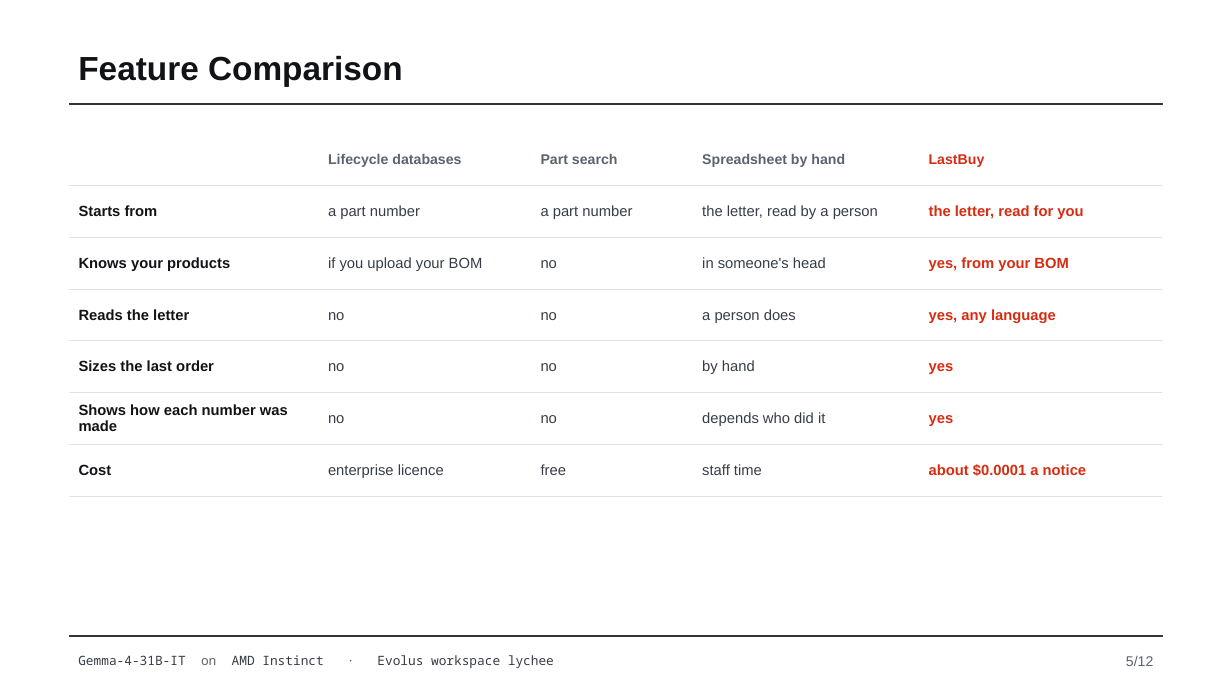
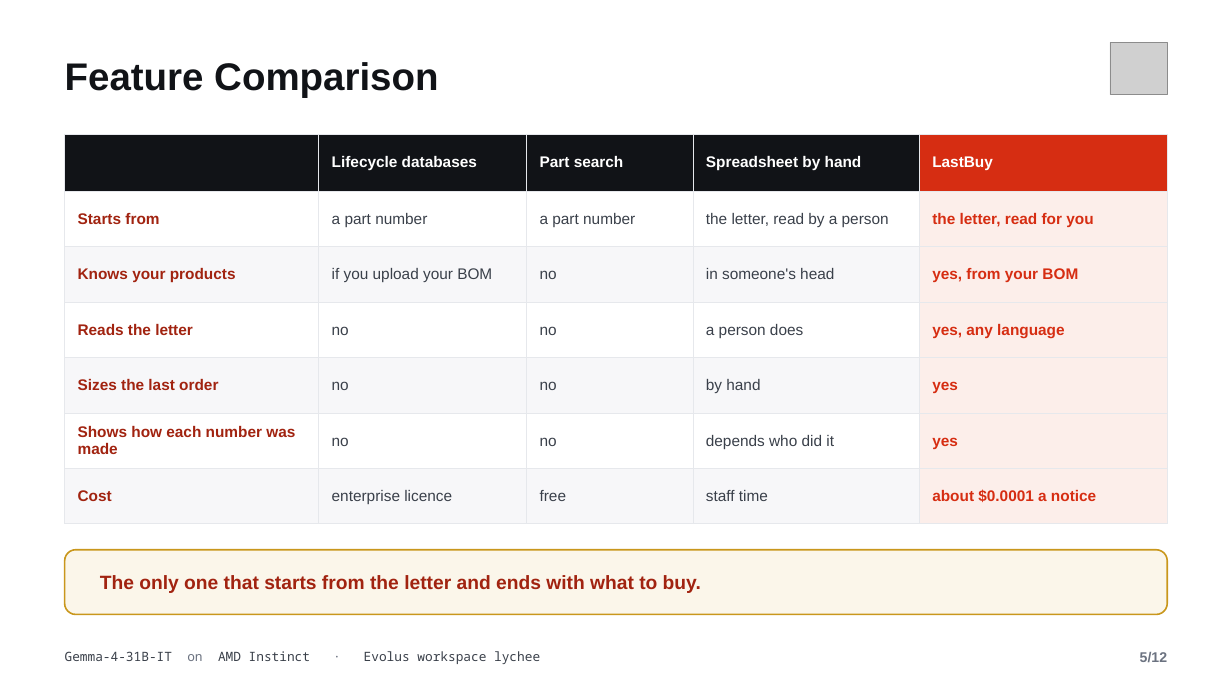
Before and after one commit to bukhari-hamzamukhtar/lychee, a slide deck: slide 5 of submission/LastBuy.pptx. Drawn at 1232x693 pixels with LibreOffice and Linux fonts; fonts in the diff are those of the drawing; grey boxes stand for pictures. Boxes give left, top, right and bottom in pixels: in the first picture for what was removed or moved away, otherwise in the second. Text is boxed around its words. In the diff, an @@ line names an element or a change of style, - is before the commit and + after.

```diff
--- a/submission/LastBuy.pptx
+++ b/submission/LastBuy.pptx
@@ text "Feature Comparison" moved from (x1=78, y1=55, x2=403, y2=87) to (x1=65, y1=62, x2=438, y2=97) @@
@@ text "Feature Comparison" at (x1=65, y1=62, x2=438, y2=97): size 26 to 30 pt @@
@@ picture added at (x1=1110, y1=43, x2=1167, y2=94) @@
@@ rectangle removed at (x1=69, y1=104, x2=1163, y2=104) @@
@@ table at (x1=65, y1=134, x2=1167, y2=508) @@
@@ fill none to #111317 in 4 cells @@
@@ fill none to #D62D12 in row 1, column 5 @@
@@ fill none to #FFFFFF in 12 cells @@
@@ fill none to #FCEEEA in 6 cells @@
@@ fill none to #F7F7F9 in 12 cells @@
@@ size 11 to 12 pt in "Lifecycle databases", "Part search", "Spreadsheet by hand", "LastBuy" @@
@@ text colour #5C636E to #FFFFFF in "Lifecycle databases", "Part search", "Spreadsheet by hand" @@
@@ text colour #D62D12 to #FFFFFF in "LastBuy" @@
@@ size 11.5 to 12 pt in "Starts from", "a part number", "a part number", "the letter, read by a person" and 26 more places @@
@@ text colour #111317 to #A12310 in "Starts from", "Knows your products", "Reads the letter", "Sizes the last order" and 2 more places @@
@@ text colour #373D47 to #3A404A in "a part number", "a part number", "the letter, read by a person", "if you upload your BOM" and 14 more places @@
@@ borders changed @@
@@ table resized from (x1=69, y1=134, x2=1163, y2=482) to (x1=65, y1=134, x2=1167, y2=508) @@
@@ rounded rectangle added at (x1=65, y1=550, x2=1167, y2=615), fill #FBF6EA, outline #C9971C 1.25 pt @@
@@ text added at (x1=100, y1=575, x2=701, y2=593), 15 pt, text #A12310, bold @@
+The only one that starts from the letter and ends with what to buy.
@@ text "Gemma-4-31B-IT on AMD Instinct · ..." at (x1=65, y1=651, x2=540, y2=664): text colour #373D47 to #3A404A; text colour #5C636E to #6B7280 in "on ·"; vertical alignment middle to top @@
@@ rectangle removed at (x1=69, y1=636, x2=1163, y2=637) @@
@@ text "5/12" at (x1=1140, y1=652, x2=1167, y2=663): text colour #5C636E to #6B7280, bold on; vertical alignment middle to top @@
```
Also in this commit, not shown: 9 other slides changed, 2 slides added, 2 slides removed, 6 other files.
